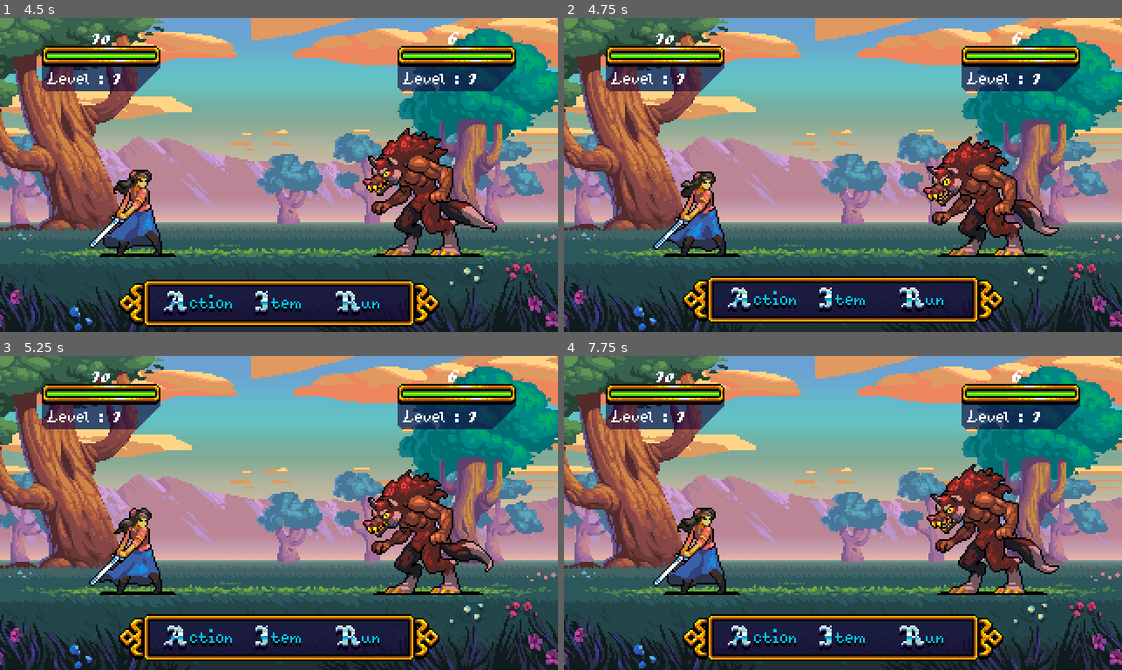
Above: before the commit, frames 1-4 (two rows, left to right).
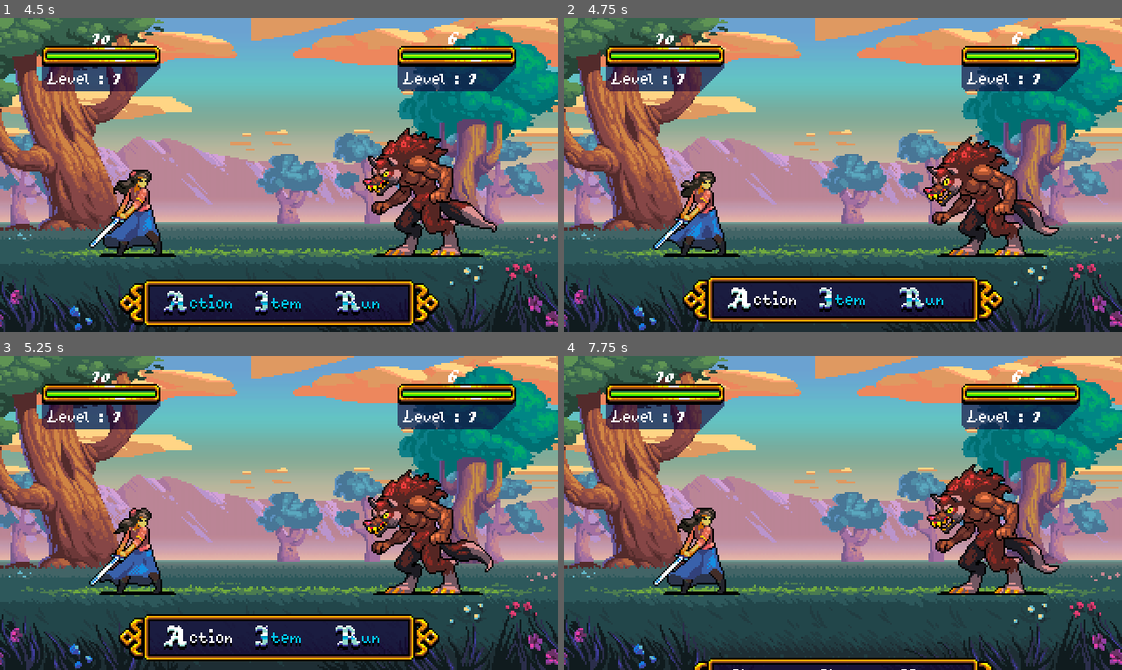
Above: after the commit, the same moments.

Repository: apiotrowski255/westwick
Game: Godot game, scene res://World/Town.tscn
The game is run twice, just before and just after one commit, with the same random seed, the same clock (stepped at 60 frames per second) and the same inputs.
Inputs:
- Up to frame 1 (4.5 s): tap Enter (ui_accept) at 0.5, 0.77, 1.52, 3.02, 3.77 s; hold Right (ui_right) 0.53-1.28 s; hold Down (ui_down) 1.28-2.03 s; hold Right (ui_right) 2.03-2.78 s; hold Up (ui_up) 2.78-3.53 s; hold Left (ui_left) from 3.53 s (still down); tap Escape (ui_cancel) at 4.15 s
- Up to frame 2 (4.75 s): keep holding Left (ui_left); tap Enter (ui_accept) at 4.52 s
- Up to frame 3 (5.25 s): release Left (ui_left) at 5.03 s; hold Down (ui_down) from 5.03 s (still down)
- Up to frame 4 (7.75 s): release Down (ui_down) at 5.78 s; hold Right (ui_right) 5.78-6.53 s; tap Enter (ui_accept) at 6.02, 6.77, 7.52 s; hold Up (ui_up) 6.53-7.28 s; hold Right (ui_right) from 7.28 s (still down)

Frame 1 is identical in both runs. In frame 2, 0.2% of the frame differs, in the area x 29-42%, y 86-93%; in frame 3, 0.2%; in frame 4, 9.3%, in the area x 21-79%, y 82-100%.
Error before the commit: Invalid call. Nonexistent function 'grab_action_focus' in base 'HBoxContainer (BattleMenu.gd)'. (res://Battle/Battle.gd:63)

Commit message:
battle menu manager implemented in battle scene

Diff:
--- a/Battle/Battle.gd
+++ b/Battle/Battle.gd
@@ -13,7 +13,7 @@
 onready var player_battle_unit_info: Control = $BattleUI/PlayerBattleUnitInfo
 onready var enemy_battle_unit_info: Control = $BattleUI/EnemyBattleUnitInfo
 onready var level_up_ui: TextureRect = $"%LevelUpUI"
-onready var battle_menu: HBoxContainer = $"%BattleMenu"
+onready var battle_menu_manager: Control = $"%BattleMenuManager"
 onready var battle_camera: Camera2D = $BattleCamera
 
 onready var center_point: Vector2 = $CenterRoot/CenterPoint.rect_global_position
@@ -59,19 +59,16 @@
 		yield(timer, "timeout")
 		get_tree().quit()
 		return
-	yield(battle_menu.show_menu(), "completed")
-	battle_menu.grab_action_focus()
-	var option : int = yield(battle_menu, "menu_option_selected")
-	battle_menu.hide_menu()
-	match option:
-		BattleMenu.ACTION:
-			battle_camera.focus_target(enemy_camera_position, ZOOM_IN)
-			var battle_action = player_battle_unit.stats.battle_actions.front()
-			player_battle_unit.melee_attack(enemy_battle_unit, battle_action)
-		BattleMenu.ITEM:
-			turnManager.advance_turn()
-		BattleMenu.RUN:
-			exit_battle()
+	yield(battle_menu_manager.show_battle_menu(), "completed")
+	var selected_resource : Resource = yield(battle_menu_manager, "battle_menu_resource_selected")
+
+	if selected_resource is DamageBattleAction:
+		battle_camera.focus_target(enemy_camera_position, ZOOM_IN)
+		var battle_action = player_battle_unit.stats.battle_actions.front()
+		player_battle_unit.melee_attack(enemy_battle_unit, battle_action)
+	elif selected_resource.name == "Run":
+		exit_battle()
+
 
 func _on_enemy_turn_started() -> void:
 	if not is_instance_valid(enemy_battle_unit) or enemy_battle_unit.is_queued_for_deletion():
--- a/Battle/Battle.tscn
+++ b/Battle/Battle.tscn
@@ -14,7 +14,7 @@
 [ext_resource path="res://ClassStats/WerewolfClassStats.tres" type="Resource" id=12]
 [ext_resource path="res://UI/BattleUnitInfo.tscn" type="PackedScene" id=13]
 [ext_resource path="res://UI/LevelUpUI.tscn" type="PackedScene" id=14]
-[ext_resource path="res://UI/BattleMenu.tscn" type="PackedScene" id=15]
+[ext_resource path="res://UI/BattleMenuManager.tscn" type="PackedScene" id=15]
 [ext_resource path="res://Battle/BattleCamera.tscn" type="PackedScene" id=16]
 
 [sub_resource type="Animation" id=1]
@@ -279,9 +279,8 @@
 margin_right = 220.0
 margin_bottom = 105.0
 
-[node name="BattleMenu" parent="BattleUI" instance=ExtResource( 15 )]
+[node name="BattleMenuManager" parent="BattleUI" instance=ExtResource( 15 )]
 unique_name_in_owner = true
-visible = false
 
 [node name="YellowFlash" type="CanvasLayer" parent="."]
 layer = 100
--- a/UI/BattleMenuManager.gd
+++ b/UI/BattleMenuManager.gd
@@ -1,6 +1,9 @@
 extends Control
 
+const RUN_BATTLE_ACTION = preload("res://BattleActions/RunBattleAction.tres")
+
 var elizabethStats : PlayerClassStats = ReferenceStash.elizabethStats
+var inventory : Inventory = ReferenceStash.inventory
 
 var uiStack := UIStack.new()
 
@@ -12,14 +15,18 @@
 onready var context_menu: PanelContainer = $"%ContextMenu"
 onready var info_menu: PanelContainer = $"%InfoMenu"
 
+signal battle_menu_resource_selected(selected_resource)
+
 func _ready() -> void:
 	action_list.fill(elizabethStats.battle_actions)
 	item_list.fill(elizabethStats.inventory.items)
+
+func show_battle_menu() -> void:
 	yield(battle_menu.show_menu(), "completed")
 	uiStack.push(battle_menu)
 
 func _unhandled_input(event: InputEvent) -> void:
-	if event.is_action_pressed("ui_cancel"):
+	if event.is_action_pressed("ui_cancel") and uiStack.uis.size() > 1:
 		uiStack.pop()
 
 
@@ -29,6 +36,8 @@
 			uiStack.push(action_list)
 		BattleMenu.ITEM:
 			uiStack.push(item_list)
+		BattleMenu.RUN:
+			emit_signal("battle_menu_resource_selected", RUN_BATTLE_ACTION)
 
 
 func _on_ActionList_resource_selected(resource : BattleAction) -> void:
@@ -42,7 +51,14 @@
 func _on_ContextMenu_option_selected(option : int) -> void:
 	match option:
 		ContextMenu.USE:
-			print("use")
+			uiStack.clear()
+			battle_menu.show()
+			battle_menu.hide_menu()
+			battle_menu.release_focus()
+			if selected_resource is Item:
+				inventory.remove_item(selected_resource)
+			emit_signal("battle_menu_resource_selected", selected_resource)
+
 		ContextMenu.INFO:
 			if selected_resource is Item or selected_resource is BattleAction:
 				info_menu.text = selected_resource.description
